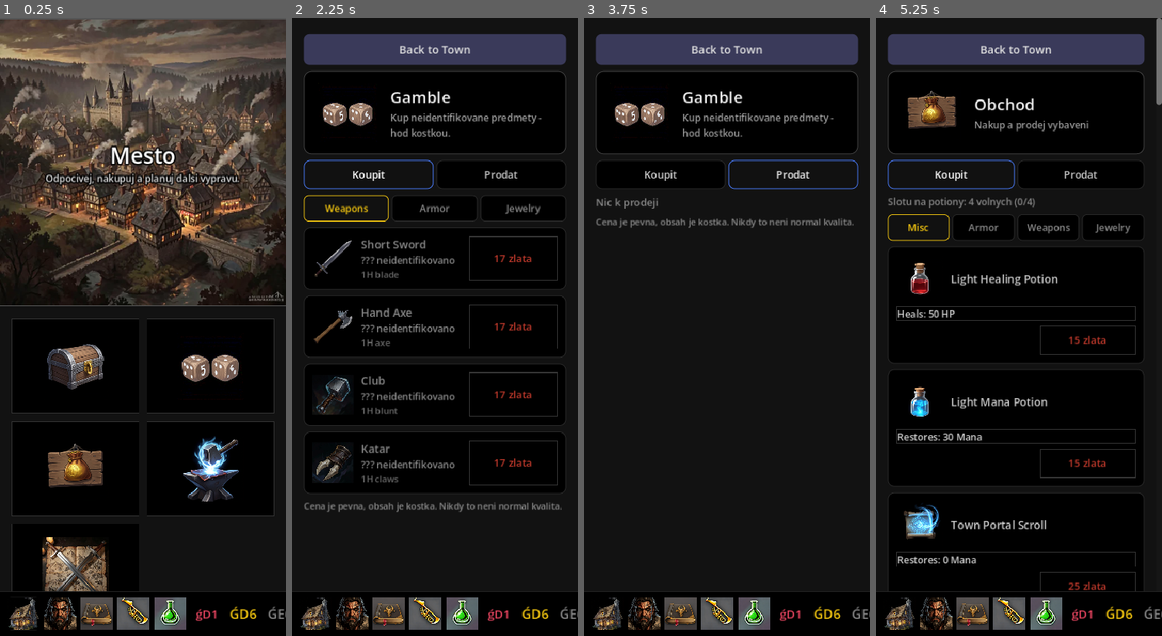
Above: before the commit, frames 1-4 (left to right).
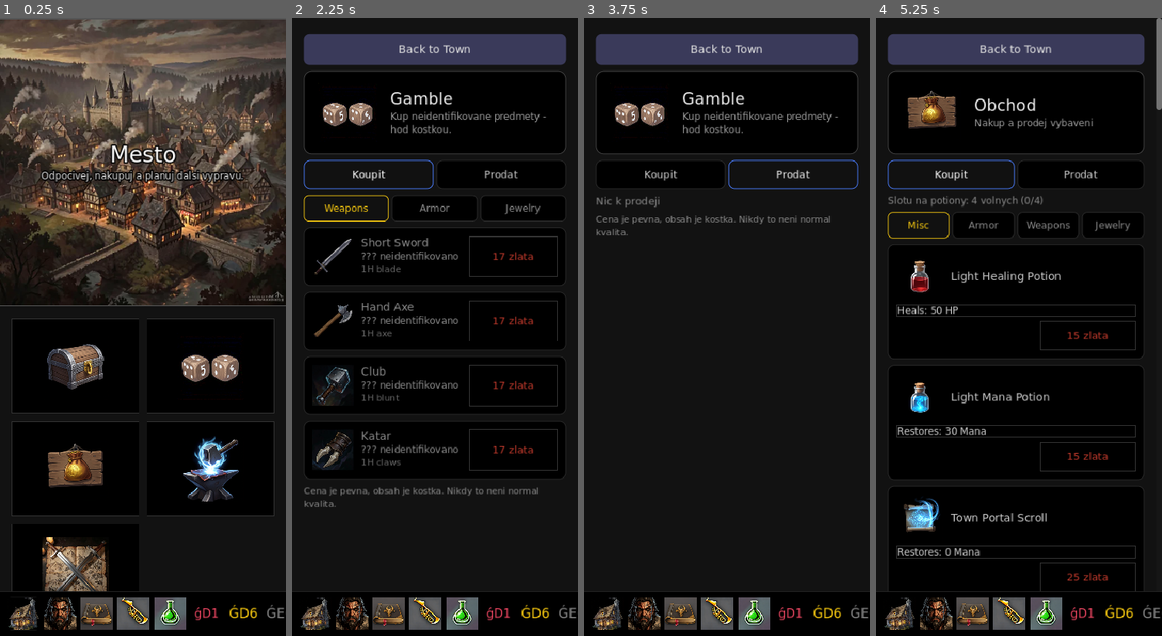
Above: after the commit, the same moments.

Repository: jankoznar94/dark-story
Game: Godot game, scene res://scenes/main.tscn
Same seed, same stepped clock (60 frames per second), same inputs: the game is played once before the commit and once after it.
Inputs (mouse positions are in pixels of both pictures, inside the frame that each line leads up to):
- Up to frame 1 (0.25 s): no input
- Up to frame 2 (2.25 s): click (366, 364) at 0.52 s; click "Back to Town" at 1.25 s; click (503, 364) at 2.02 s
- Up to frame 3 (3.75 s): click "Koupit" at 2.75 s; click "Prodat" at 3.5 s
- Up to frame 4 (5.25 s): click (898, 611) at 4.27 s; click (950, 469) at 5.02 s

The runs differ from the first frame. In frame 1, 1.9% of the frame differs, in the area x 14-100%, y 20-98%; in frame 2, 9.2%, in the area x 4-100%, y 4-98%; in frame 3, 2.6%; in frame 4, 8.6%.

Commit message:
Font a prázdné sloty: dvě systémové chyby v paritě
**1. Port měl špatný font.** PWA má `font-family: system-ui, sans-serif`, což se
v headless Chromiu (kde se referenční snímky fotografují) resolvuje na **DejaVu
Sans**. Dokázáno měřením, ne odhadem: "Truhla" má v Chromiu 303px @100px, DejaVu
303.3, Ubuntu 282, Godot default (Open Sans SemiBold) 313.

Godot default měl dvě vady naráz: o 3 % širší znaky a výšku řádku ~1,43em proti
CSS `line-height: normal` ~1,15em. Label 14px byl 20px vysoký tam, kde PWA má 16
- a ten přebytek se nasčítal do vertikálního driftu na každé obrazovce.

DejaVu Sans (regular + bold) je teď zabalený v `assets/fonts/` a `scripts/ui/
ui_fonts.gd` je jediné místo, odkud se typ bere. Bold je skutečný řez, ne
`variation_embolden`: CSS `font-weight: bold` je v DejaVU o 13 % širší ("Back to
Town" 111,4 vs 98,6 @15px) a falšování by nechalo šířky špatné. `spacing_top/
bottom` dorovnává poslední pixely (naměřeno `tools/probe_font.gd`: potřeba -1
u 13, 22, 26 a 36px).

Téma se staví v kódu (`UIFonts.build_theme()` v `main.gd`), ne přes `project.godot`
`gui/theme/custom`: `.tres` vkládá font jako base64 (1 MB v repu) a ručně
udržovaný soubor po změně fontu tiše zestárne.

**2. Prázdné sloty byly černé, mají být světlé.** `.chest-cell { background:#aaa;
border:1px solid #777 }` s `.empty { opacity:0.25 }` - prázdný slot je tedy
SVĚTLÝ box při 25 % (v referenci naměřeno rgb(43,43,43) uvnitř, rgb(14,14,14)
border), plný je tentýž světlý box s barvou kvality na borderu. Port kreslil obojí
černě.

Byla to největší vizuální chyba v celém portu: **truhla 44,7 % → 6,7 %** rozdílných
pixelů. A žádný gameplay test ji nemohl vidět, protože truhla se chová správně,
jen vypadá špatně.

Cestou: CSS `opacity` dědí celý box, ne jen ikona - v Godotu to proto jde na
`modulate` celé buňky (rodičovský modulate se násobí do dětí, takže ikona se
ztlumí s ní a nedostane druhou alfou navíc).

Batoh v inventáři teď používá `UIKit.item_cell`, stejně jako truhla - v PWA je to
TENTÝŽ widget a port je nechal rozejít. Buňky se přestavují, ne přebarvují:
prázdná a plná se liší výplní, borderem, opacitou i dětmi, a záplatovat čtyři
z těch věcí do živého Buttonu je způsob, jak na jednu zapomenout.

Všech 12 headless testů prochází (exit 0).

Diff:
--- a/scripts/main.gd
+++ b/scripts/main.gd
@@ -54,6 +54,13 @@
 
 
 func _ready() -> void:
+	# The project-wide theme, in code. `project.godot`'s `gui/theme/custom` would need a
+	# `.tres`, and a `.tres` embeds the font as a byte array — 1MB of base64 in the repo,
+	# regenerated by hand every time a font changes. This is one line and cannot go stale.
+	var ui_fonts := preload("res://scripts/ui/ui_fonts.gd")
+	var theme := ui_fonts.build_theme()
+	ThemeDB.get_default_theme().merge_with(theme)
+
 	data = GameData.new()
 	add_child(data)
 
--- a/scripts/ui/inventory_screen.gd
+++ b/scripts/ui/inventory_screen.gd
@@ -20,6 +20,10 @@
 const CELL := 64
 const GRID_COLUMNS := 5
 const BAG_CELLS := 20
+## 5 columns inside 358 - 32 (container) - 24 (wrap padding) - 4*6 (gaps) = 278 / 5.
+## Class level rather than local to `_build`, because `_refresh_bag` rebuilds the cells
+## and needs the same number — a local copy is how the two drift apart.
+const BAG_CELL := 55.0
 
 ## Slot order and labels for the equipment panel. The label is what the empty slot
 ## shows; the icon underneath is the "placeholder" PNG the PWA used per slot.
@@ -295,14 +299,14 @@
 	wrap.add_child(_bag_grid)
 
 	# 5 columns inside 358 - 32 (container) - 24 (wrap padding) - 4*6 (gaps) = 278 / 5.
-	const BAG_CELL := 55.0
+	# `UIKit.item_cell` owns the `.chest-cell` look (light #aaa fill, 25% when empty) —
+	# in the PWA the bag and the chest grid are the SAME widget, and the port had them
+	# diverge. The cells are REBUILT on refresh rather than restyled, the way the chest
+	# screen does it: an empty cell and a filled one differ in fill, border, opacity and
+	# children, and patching four of those into a live Button is how one of them gets
+	# forgotten. That rebuild is `_refresh_bag`'s job; this only reserves the slots.
 	for i in BAG_CELLS:
-		var button := _make_slot_button("", Vector2(BAG_CELL, BAG_CELL))
-		# A tap equips (the router decides) but ALSO selects the item for the socket
-		# panel — that is the whole reason no gem dialog is needed.
-		button.pressed.connect(func(): _on_bag_tapped(i))
-		_bag_nodes.append(button)
-		_bag_grid.add_child(button)
+		_bag_nodes.append(null)
 
 	# The socket panel: one row of sockets for the item currently selected, plus the
 	# gems in the bag that may go into them. A separate panel rather than a modal
@@ -427,19 +431,31 @@
 
 
 func _refresh_bag() -> void:
+	# Rebuild, like the chest does. `UIKit.item_cell` is the ONE definition of a
+	# `.chest-cell`, so the bag cannot drift from the chest again.
+	for child in _bag_grid.get_children():
+		_bag_grid.remove_child(child)
+		child.queue_free()
+	_bag_nodes.clear()
 	var inventory: Array = _state.inventory()
 	for i in BAG_CELLS:
-		var button: Button = _bag_nodes[i]
-		if i >= inventory.size():
-			_set_slot_content(button, {}, "", true)
-			continue
-		var entry: Variant = inventory[i]
-		var item_id: String = entry.get("id", "") if entry is Dictionary else str(entry)
-		var count: int = int(entry.get("count", 1)) if entry is Dictionary else 1
-		var item: Dictionary = _resolve(item_id)
-		_set_slot_content(button, item, "", false)
-		if count > 1:
-			_add_count_badge(button, count)
+		var item: Dictionary = {}
+		var count := 0
+		if i < inventory.size():
+			var entry: Variant = inventory[i]
+			var item_id: String = entry.get("id", "") if entry is Dictionary else str(entry)
+			item = _resolve(item_id)
+			count = int(entry.get("count", 1)) if entry is Dictionary else 1
+			if not item.is_empty() and count > 1:
+				item = item.duplicate()
+				item["count"] = count
+		var cell := UIKit.item_cell(item, BAG_CELL, item.is_empty())
+		# A tap equips (the router decides) but ALSO selects the item for the socket
+		# panel — that is the whole reason no gem dialog is needed.
+		var index := i
+		cell.pressed.connect(func(): _on_bag_tapped(index))
+		_bag_nodes.append(cell)
+		_bag_grid.add_child(cell)
 
 
 ## One tap = one action, and the selection follows it. The router still gets the tap so
@@ -571,23 +587,6 @@
 
 
 ## Stack size badge, bottom-right, gold border — the PWA's `.cell-count`.
-func _add_count_badge(button: Button, count: int) -> void:
-	var badge := Label.new()
-	badge.text = str(count)
-	badge.add_theme_font_size_override("font_size", 11)
-	badge.add_theme_color_override("font_color", Color("#f1c40f"))
-	badge.position = Vector2(CELL - 24, CELL - 18)
-	badge.custom_minimum_size = Vector2(22, 14)
-	badge.horizontal_alignment = HORIZONTAL_ALIGNMENT_CENTER
-
-	var style := StyleBoxFlat.new()
-	style.bg_color = Color("#111111")
-	style.border_color = Color("#f1c40f")
-	style.set_border_width_all(1)
-	badge.add_theme_stylebox_override("normal", style)
-	button.add_child(badge)
-
-
 func _set_border(button: Button, colour: Color) -> void:
 	var style: StyleBoxFlat = button.get_theme_stylebox("normal").duplicate()
 	style.border_color = colour
--- /dev/null
+++ b/scripts/ui/ui_fonts.gd
@@ -0,0 +1,98 @@
+extends RefCounted
+class_name UIFonts
+## UIFonts — the one place the port's type comes from.
+##
+## The reference frames are shot in headless Chromium where the PWA's
+## `font-family: system-ui, sans-serif` resolves to **DejaVu Sans**. Measured, not
+## guessed: "Truhla" is 303px wide at 100px in that Chromium, DejaVuSans.ttf gives
+## 303.3, Ubuntu 282 and Godot's own default (Open Sans SemiBold) 313. So DejaVu is the
+## face the specification is drawn in, and it is bundled in `assets/fonts/`.
+##
+## Switching the port to it fixes two drifts at once:
+##   - advances: Open Sans is 3% wider, so every measured element was a little long;
+##   - line box: Godot's default gives ~1.43em, DejaVu ~1.16em, and the CSS
+##     `line-height: normal` is the ~1.15em the reference frames show. That excess
+##     accumulated into the vertical drift visible on every screen (a 14px Label was
+##     20px tall where the PWA's is 16).
+##
+## `spacing_top/bottom` is the lever for the last pixel: a Label's minimum height is the
+## font's own ascent+descent, and shrinking the ascent is the only way to bring it down
+## (`line_spacing` only adds BETWEEN lines, so a single-line label ignores it).
+## `tools/probe_font.gd` measures the value per size against the CSS targets.
+##
+## Bold is a real face, not `variation_embolden`: CSS `font-weight: bold` in DejaVu is
+## ~13% wider than the regular ("Back to Town" 111.4 vs 98.6 at 15px), and faking it
+## would keep the advances wrong.
+
+const REGULAR_PATH := "res://assets/fonts/DejaVuSans.ttf"
+const BOLD_PATH := "res://assets/fonts/DejaVuSans-Bold.ttf"
+
+## CSS `line-height: normal` for DejaVu Sans, read off the live PWA per font size by
+## measuring a bare element's `offsetHeight`. `tools/probe_font.gd` checks a Godot
+## Label against these; a size missing here gets no spacing adjustment.
+const CSS_LINE_HEIGHT := {
+	9: 11, 10: 12, 11: 13, 12: 14, 13: 15, 14: 16, 15: 17, 16: 19, 17: 20,
+	18: 21, 19: 22, 20: 23, 21: 24, 22: 25, 24: 28, 26: 30, 28: 32, 32: 37, 36: 41,
+}
+## Measured by `tools/probe_font.gd`: DejaVu needs -1 at exactly these sizes to land on
+## the CSS height. Everywhere else it already matches with no adjustment.
+const SPACING_FIX := {13: -1, 22: -1, 26: -1, 36: -1}
+
+static var _regular: FontFile = null
+static var _bold: FontFile = null
+static var _cache: Dictionary = {}
+
+
+static func regular() -> FontFile:
+	if _regular == null:
+		_regular = _load(REGULAR_PATH)
+	return _regular
+
+
+static func bold() -> FontFile:
+	if _bold == null:
+		_bold = _load(BOLD_PATH)
+	return _bold
+
+
+## The font to hand to `add_theme_font_override("font", ...)` for a given size and weight.
+## Cached: a screen rebuilds its labels on every refresh and this is called per label.
+static func get_font(size: int, is_bold: bool = false) -> Font:
+	var key := "%d:%s" % [size, is_bold]
+	if _cache.has(key):
+		return _cache[key]
+	var fv := FontVariation.new()
+	fv.base_font = bold() if is_bold else regular()
+	var spacing: int = int(SPACING_FIX.get(size, 0))
+	if spacing != 0:
+		fv.spacing_top = spacing
+		fv.spacing_bottom = spacing
+	_cache[key] = fv
+	return fv
+
+
+## The project-wide `Theme` (`.godot`/`project.godot` `gui/theme/custom`). Built in code
+## by `tools/build_theme.gd` rather than hand-written as a `.tres`, because a theme file
+## references font resources by UID and a hand-edited one silently loads nothing.
+static func build_theme() -> Theme:
+	var theme := Theme.new()
+	theme.default_font = regular()
+	theme.default_font_size = 14
+	return theme
+
+
+static func _load(path: String) -> FontFile:
+	# `ResourceLoader.load` gets the IMPORTED FontFile (the `.import` beside the .ttf turns
+	# it into a resource). `load_dynamic_font` would read the raw file, which works in the
+	# editor but is NOT packed into an export — the font would vanish from the built game
+	# with no error. The raw path is kept as a fallback for a `--script` tool running
+	# before the first import.
+	var res := ResourceLoader.load(path)
+	if res is FontFile:
+		return res
+	push_warning("UIFonts: %s is not imported yet, reading the raw file" % path)
+	var f := FontFile.new()
+	var err := f.load_dynamic_font(path)
+	if err != OK:
+		push_error("UIFonts: cannot load %s (err %d)" % [path, err])
+	return f
--- a/scripts/ui/ui_kit.gd
+++ b/scripts/ui/ui_kit.gd
@@ -17,6 +17,7 @@
 
 const ItemDetail := preload("res://scripts/items/item_detail.gd")
 const ItemStats := preload("res://scripts/items/item_stats.gd")
+const UIFonts := preload("res://scripts/ui/ui_fonts.gd")
 
 const BG := "#000000"
 const BORDER := "#333333"
@@ -25,6 +26,12 @@
 const GOLD := "#f1c40f"
 const BAD := "#c0392b"
 const MOD_BLUE := "#4a7dff"
+## `.chest-cell { background:#aaa; border:1px solid #777 }` — the grid cell fill. It is
+## LIGHT: at the PWA's `.empty { opacity:0.25 }` it renders as rgb(43,43,43) inside a
+## #000 box, and a filled cell is a light grey tile. Both grids read as a light lattice
+## in the reference frames, not as black holes.
+const CELL_FILL := "#aaaaaa"
+const CELL_BORDER_EMPTY := "#777777"
 
 ## `.container { padding: 16px 16px 70px 16px }` — the 70px bottom is where the PWA's
 ## fixed `.nav-bar` sits. Without it every screen hides its last row behind the nav.
@@ -50,10 +57,14 @@
 ## long line wraps inside its parent — this makes `label()` behave the same way, so no
 ## screen can be pushed off-canvas by its own copy. Callers that want a wider label give
 ## it SIZE_EXPAND_FILL, which still works.
+##
+## `bold` is the CSS `font-weight: bold` — a real face (see `UIFonts`), not an embolden
+## pass, because DejaVu's bold is 13% wider and the reference frames are drawn with it.
 static func label(text: String, size: int = 14, colour: String = TEXT,
-		align: int = HORIZONTAL_ALIGNMENT_LEFT) -> Label:
+		align: int = HORIZONTAL_ALIGNMENT_LEFT, bold: bool = false) -> Label:
 	var l := Label.new()
 	l.text = text
+	l.add_theme_font_override("font", UIFonts.get_font(size, bold))
 	l.add_theme_font_size_override("font_size", size)
 	l.add_theme_color_override("font_color", Color(colour))
 	l.horizontal_alignment = align
@@ -431,31 +442,49 @@
 	return box
 
 
-## One grid cell holding an item icon. The PWA's `.chest-cell` is an aspect-1 square on a
-## #aaa fill whose EMPTY state is 25% opacity; an item cell is black with the quality
-## colour on the border.
+## One grid cell holding an item icon, matching the PWA's `.chest-cell`.
+##
+## `.chest-cell { aspect-ratio:1; background:#aaa; border:1px solid #777; border-radius:6px }`
+## and `.chest-cell.empty { opacity:0.25 }` — so an EMPTY cell is a LIGHT grey box at 25%
+## opacity (measured in the reference frames: interior rgb(43,43,43), border rgb(14,14,14))
+## and a FILLED one is the same light box at full opacity with the quality colour on the
+## border. The port drew both as a black box, which is why the two grids differed on ~45%
+## of their pixels — the single largest visual difference in the whole port, and invisible
+## to every gameplay test.
+##
+## `dimmed` is the port's own extra: a filled cell the hero CANNOT equip. The PWA wrote
+## `border-color:#e74c3c; opacity:0.35` inline for it.
 static func item_cell(item: Dictionary, size: float, dimmed: bool = false,
 		placeholder: String = "") -> Button:
 	var cell := Button.new()
 	cell.custom_minimum_size = Vector2(size, size)
 	cell.focus_mode = Control.FOCUS_NONE
-	var border := Color(BORDER)
-	if not item.is_empty():
+	var is_empty := item.is_empty()
+	var border := Color(CELL_BORDER_EMPTY)
+	if not is_empty:
 		border = ItemStats.quality_color(item)
-	elif dimmed:
-		border = Color("#3a3a3a")
 	var style := panel_style()
+	style.bg_color = Color(CELL_FILL)
 	style.border_color = border
 	style.set_corner_radius_all(6)
 	# `.chest-cell:active { background:#aaa }` — the cell lights up on the press only.
 	var pressed := style.duplicate()
-	pressed.bg_color = Color("#aaaaaa")
+	pressed.bg_color = Color("#cccccc")
 	for state_name in ["normal", "hover", "focus", "disabled"]:
 		cell.add_theme_stylebox_override(state_name, style)
 	cell.add_theme_stylebox_override("pressed", pressed)
 
+	# `.chest-cell.empty { opacity:0.25 }` — a CSS opacity is inherited by the whole box,
+	# not just the icon, so it has to be applied to the cell's own modulate. Godot
+	# multiplies a parent's modulate into its children, so the icon dims with it and does
+	# NOT get a second alpha of its own.
+	if is_empty and not dimmed:
+		cell.modulate = Color(1, 1, 1, 0.25)
+	elif is_empty and dimmed:
+		cell.modulate = Color(1, 1, 1, 0.35)
+
 	var icon_path := ""
-	if not item.is_empty():
+	if not is_empty:
 		icon_path = ItemStats.icon_path(item)
 	elif placeholder != "":
 		icon_path = placeholder
@@ -472,12 +501,9 @@
 			icon.stretch_mode = TextureRect.STRETCH_KEEP_ASPECT_CENTERED
 			icon.texture = texture
 			icon.mouse_filter = Control.MOUSE_FILTER_IGNORE
-			if item.is_empty():
-				# `.chest-cell.empty { opacity:0.25 }`
-				icon.modulate = Color(1, 1, 1, 0.25)
 			cell.add_child(icon)
 
-	var count := int(item.get("count", 0)) if not item.is_empty() else 0
+	var count := int(item.get("count", 0)) if not is_empty else 0
 	if count > 1:
 		cell.add_child(count_badge(str(count)))
 	return cell
--- a/tools/probe_font.gd
+++ b/tools/probe_font.gd
@@ -1,45 +1,45 @@
 extends SceneTree
-## Probe: what the port's default font MUST be for the reference frames to match.
+## Probe: the exact `FontVariation.spacing_top/bottom` for each font size and weight that
+## makes a Godot Label's line box equal the PWA's.
 ##
-## The PWA's `font-family: system-ui, sans-serif` resolves to DejaVu Sans in the headless
-## Chromium the reference frames are shot in — proof: "Truhla" measured 303px wide at
-## 100px in Chromium, and DejaVuSans.ttf measures 304 while Ubuntu measures 282 and
-## Godot's own default (Open Sans SemiBold) measures 313. So the port's text is 3% too
-## wide and, worse, its line box is ~1.43em against the CSS's normal line-height of
-## ~1.16em: an Open Sans Label at 14px is 20px tall where the PWA's is 16.
+## The reference frames are shot in headless Chromium where `font-family: system-ui` is
+## DejaVu Sans (proven: "Truhla" measures 303px @100px in Chromium and 303.3 in
+## DejaVuSans.ttf, against 282 in Ubuntu and 313 in Godot's own Open Sans default). So
+## DejaVu is what the SPEC is drawn in, and Godot must be told to use it and to give it
+## the CSS's line-height (1.15em; measured `14px -> 16`, `22px -> 25`, `13px -> 15`).
 ##
-## This measures a bundled DejaVu Sans against those CSS line boxes and finds the
-## `FontVariation.spacing_top/bottom` that lands each size on the reference height.
+## Prints the table that `scripts/ui/ui_fonts.gd` hardcodes.
 
-const DEJAVU := "/usr/share/fonts/truetype/dejavu/DejaVuSans.ttf"
-## Measured in the live PWA (`getComputedStyle(el).lineHeight` / `offsetHeight`):
-##   12px -> 14, 13px -> 15, 14px -> 16, 15px -> 17, 16px -> 19, 18px -> 21, 22px -> 25
-const CSS_TARGET := {11: 13, 12: 14, 13: 15, 14: 16, 15: 17, 16: 19, 17: 20, 18: 21,
-	19: 22, 20: 23, 21: 24, 22: 25}
+const REGULAR := "res://assets/fonts/DejaVuSans.ttf"
+const BOLD := "res://assets/fonts/DejaVuSans-Bold.ttf"
+## Measured in the live PWA: getComputedStyle(el).lineHeight / offsetHeight of a bare
+## element at that font size. CSS `line-height: normal` for DejaVu Sans.
+const CSS_TARGET := {10: 12, 11: 13, 12: 14, 13: 15, 14: 16, 15: 17, 16: 19, 17: 20,
+	18: 21, 19: 22, 20: 23, 21: 24, 22: 25, 24: 28, 26: 30, 28: 32, 32: 37, 36: 41}
 
-var _labels: Array = []
+var _rows: Array = []
 var _frames := 0
 
 
 func _initialize() -> void:
-	var base := FontFile.new()
-	if base.load_dynamic_font(DEJAVU) != OK:
-		print("FAILED to load ", DEJAVU)
-		quit()
-		return
-	for spacing in [0, -1, -2]:
-		for size in CSS_TARGET.keys():
-			var fv := FontVariation.new()
-			fv.base_font = base
-			if spacing != 0:
-				fv.spacing_top = spacing
-				fv.spacing_bottom = spacing
-			var l := Label.new()
-			l.text = "Truhla"
-			l.add_theme_font_override("font", fv)
-			l.add_theme_font_size_override("font_size", size)
-			root.add_child(l)
-			_labels.append([spacing, size, l])
+	var regular := FontFile.new()
+	regular.load_dynamic_font(REGULAR)
+	var bold := FontFile.new()
+	bold.load_dynamic_font(BOLD)
+	for weight in [["reg", regular], ["bold", bold]]:
+		for spacing in [0, -1, -2, -3]:
+			for size in CSS_TARGET.keys():
+				var fv := FontVariation.new()
+				fv.base_font = weight[1]
+				if spacing != 0:
+					fv.spacing_top = spacing
+					fv.spacing_bottom = spacing
+				var l := Label.new()
+				l.text = "Truhla"
+				l.add_theme_font_override("font", fv)
+				l.add_theme_font_size_override("font_size", size)
+				root.add_child(l)
+				_rows.append([weight[0], spacing, size, l])
 
 
 func _process(_delta: float) -> bool:
@@ -47,18 +47,22 @@
 	if _frames < 4:
 		return false
 	var best := {}
-	for entry in _labels:
-		var spacing: int = entry[0]
-		var size: int = entry[1]
-		var l: Label = entry[2]
+	for row in _rows:
+		var weight: String = row[0]
+		var spacing: int = row[1]
+		var size: int = row[2]
+		var l: Label = row[3]
 		var h := int(round(l.get_combined_minimum_size().y))
+		var key := "%s:%d" % [weight, size]
 		var target: int = CSS_TARGET[size]
-		if not best.has(size) or absi(h - target) < absi(best[size][1] - target):
-			best[size] = [spacing, h]
-		print("spacing=%d fs=%d -> %d  (css %d)" % [spacing, size, h, target])
-	print("--- best spacing per size")
-	for size in CSS_TARGET.keys():
-		print("fs=%d  spacing=%d  h=%d  target=%d" % [
-			size, best[size][0], best[size][1], CSS_TARGET[size]])
+		if not best.has(key) or absi(h - target) < absi(best[key][1] - target):
+			best[key] = [spacing, h]
+	print("## size -> spacing (resulting height / css target)")
+	for weight in ["reg", "bold"]:
+		var parts: Array = []
+		for size in CSS_TARGET.keys():
+			var key := "%s:%d" % [weight, size]
+			parts.append("%d:%d" % [size, best[key][0]])
+		print("%s  %s" % [weight, " ".join(parts)])
 	quit()
 	return true
Binary file added: assets/fonts/DejaVuSans-Bold.ttf
Not shown, added: assets/fonts/DejaVuSans-Bold.ttf.import
Binary file added: assets/fonts/DejaVuSans.ttf
Not shown, added: assets/fonts/DejaVuSans.ttf.import
Not shown, added: scripts/ui/ui_fonts.gd.uid
Not shown, added: tools/build_theme.gd.uid
Not shown, added: tools/probe_font.gd.uid
Not shown, added: tools/probe_line_clip.gd.uid
Not shown, added: tools/probe_line_height.gd.uid
Not shown, added: tools/reference/cmp/inventory.png.import
Not shown, added: tools/reference/cmp/town.png.import
Binary file changed: tools/reference/diff/bestiary.png
(and 20 more such lines)
